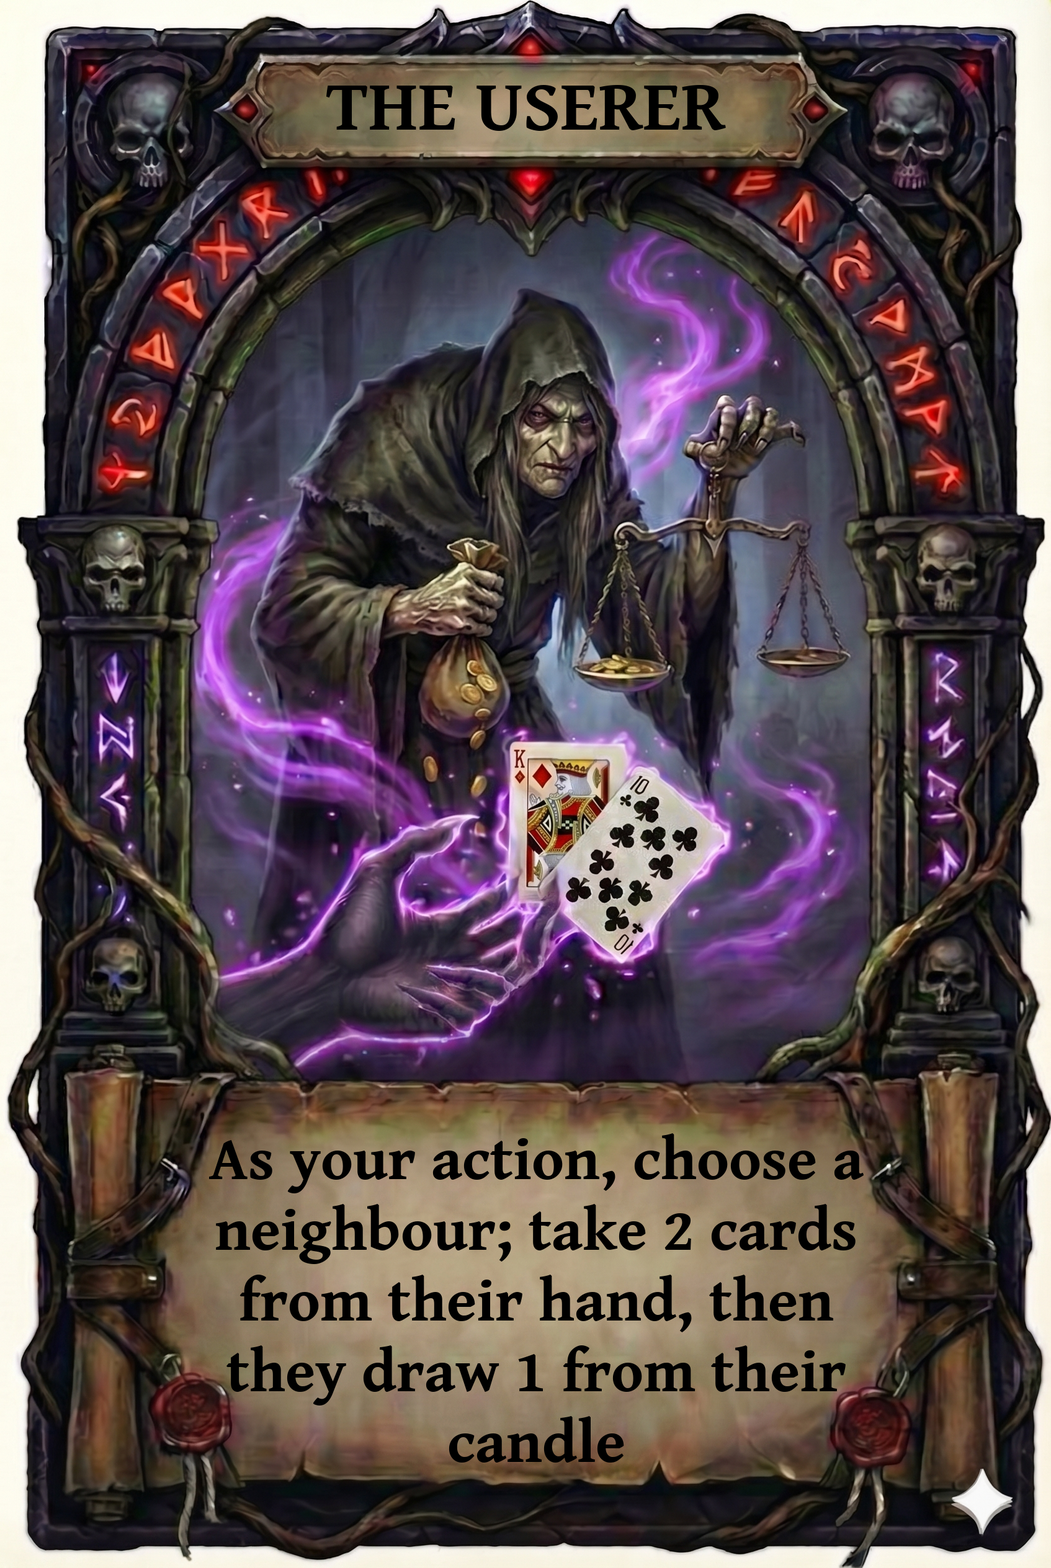
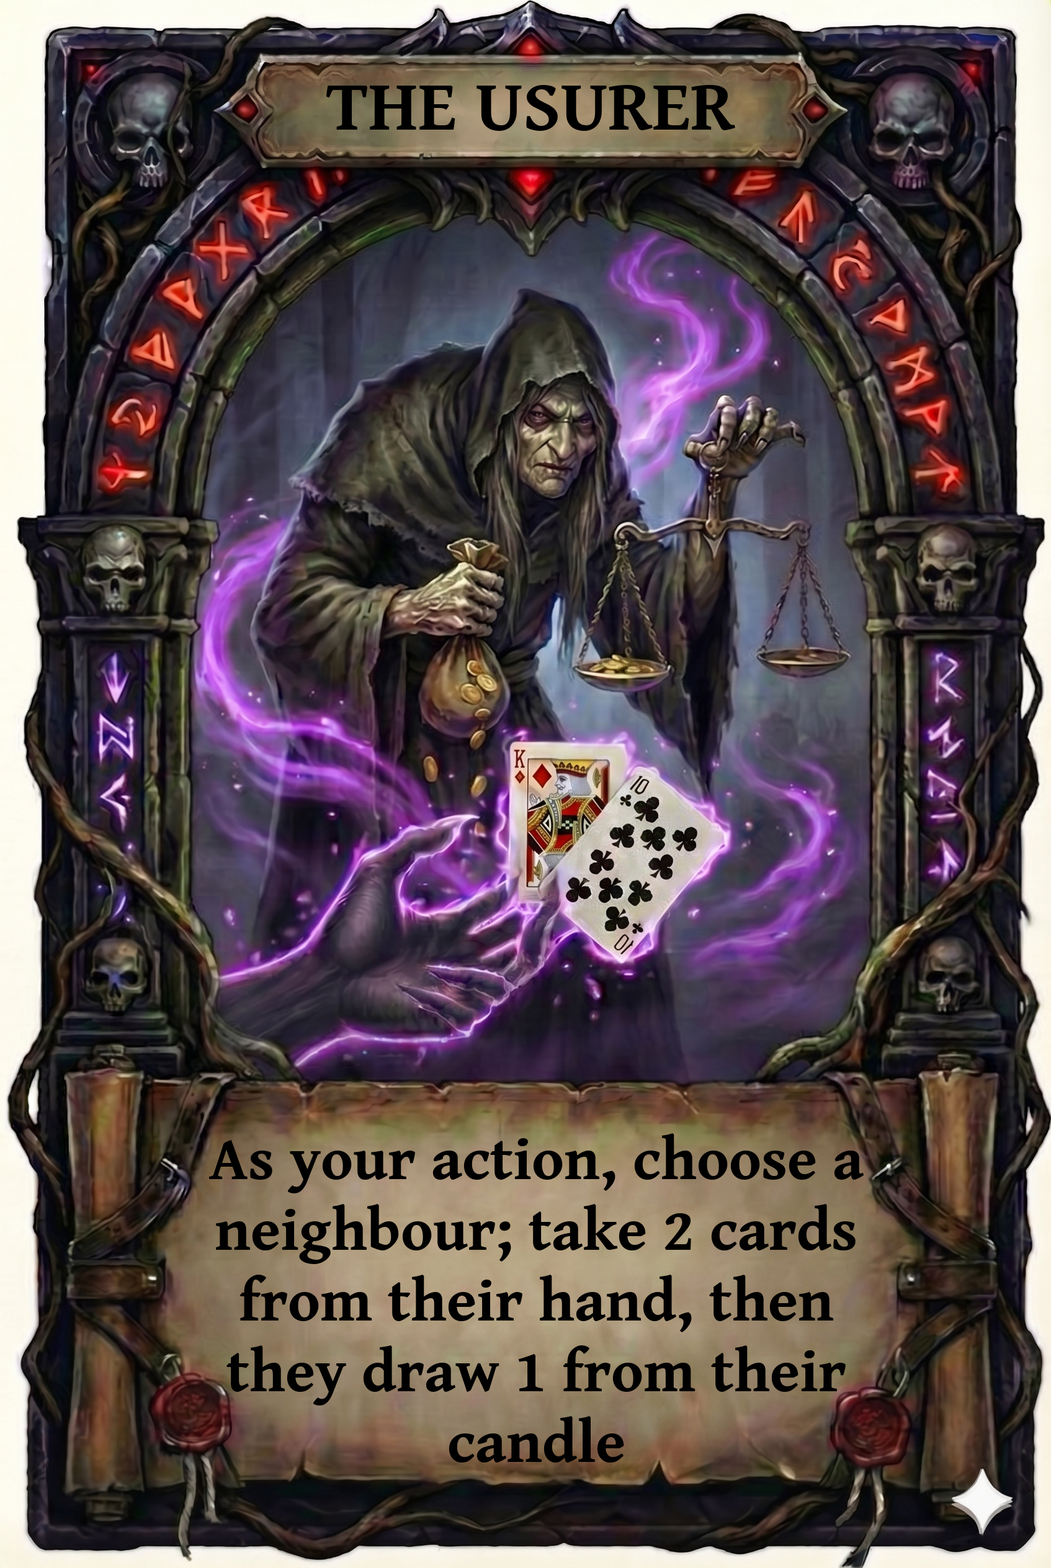
Layered file, before and after one edit (1051×1568). Changes by layer:
renamed "THE USERER" to "THE USURER", painted on it over left=561, top=84, right=735, bottom=131